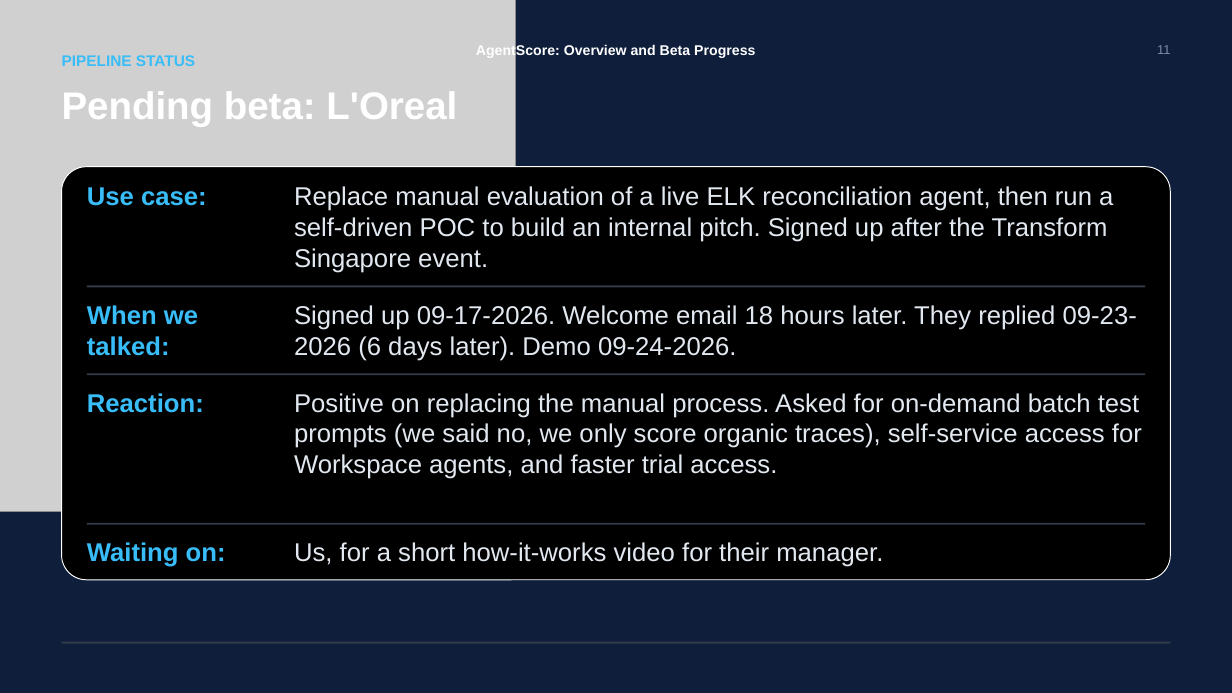
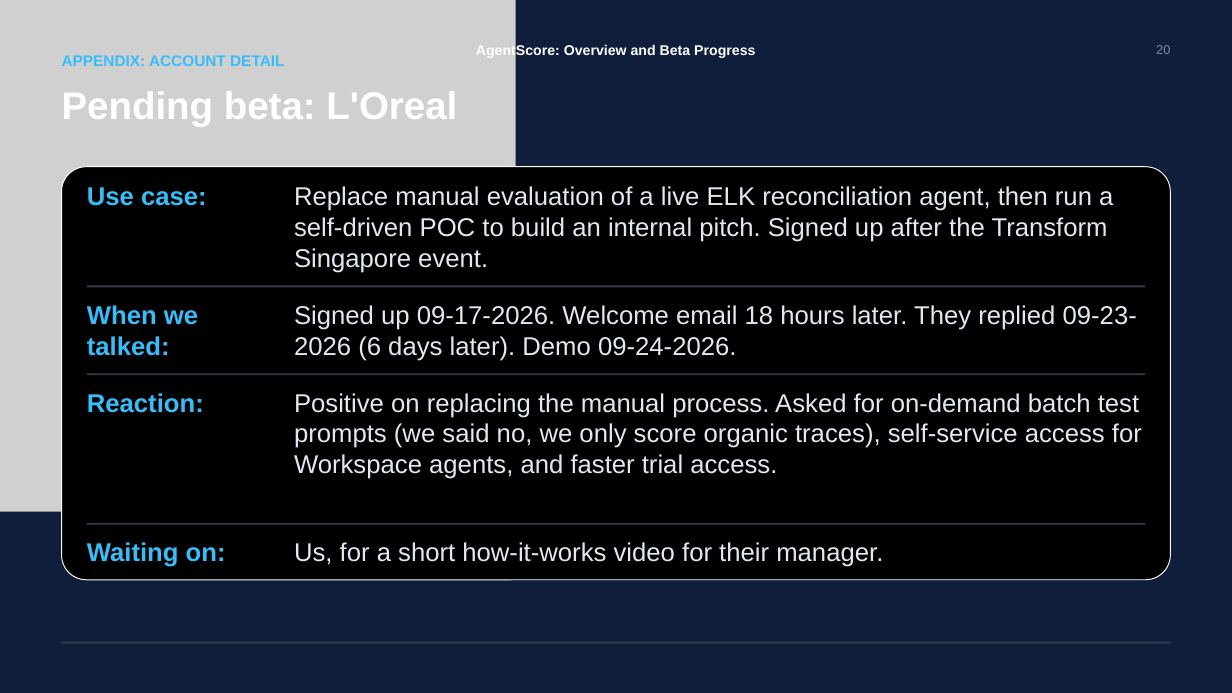
Before and after one commit to ADemers-tricentis/agent-score, a slide deck: slide 19 of docs/decks/AgentScore - Overview and Pipeline Status.pptx (slide 11 before the commit). Drawn at 1232x693 pixels with LibreOffice and Linux fonts; fonts in the diff are those of the drawing; grey boxes stand for pictures. Boxes give left, top, right and bottom in pixels: in the first picture for what was removed or moved away, otherwise in the second. Text is boxed around its words. In the diff, an @@ line names an element or a change of style, - is before the commit and + after.

```diff
--- a/docs/decks/AgentScore - Overview and Pipeline Status.pptx
+++ b/docs/decks/AgentScore - Overview and Pipeline Status.pptx
@@ text at <box>62,55,284,66</box>: text changed @@
-PIPELINE STATUS
+APPENDIX: ACCOUNT DETAIL
@@ text at <box>1156,45,1170,54</box>: text changed @@
-11
+20
```
Also in this commit, not shown: 19 other slides changed, 2 slides added, 3 slides removed, 24 other files.
